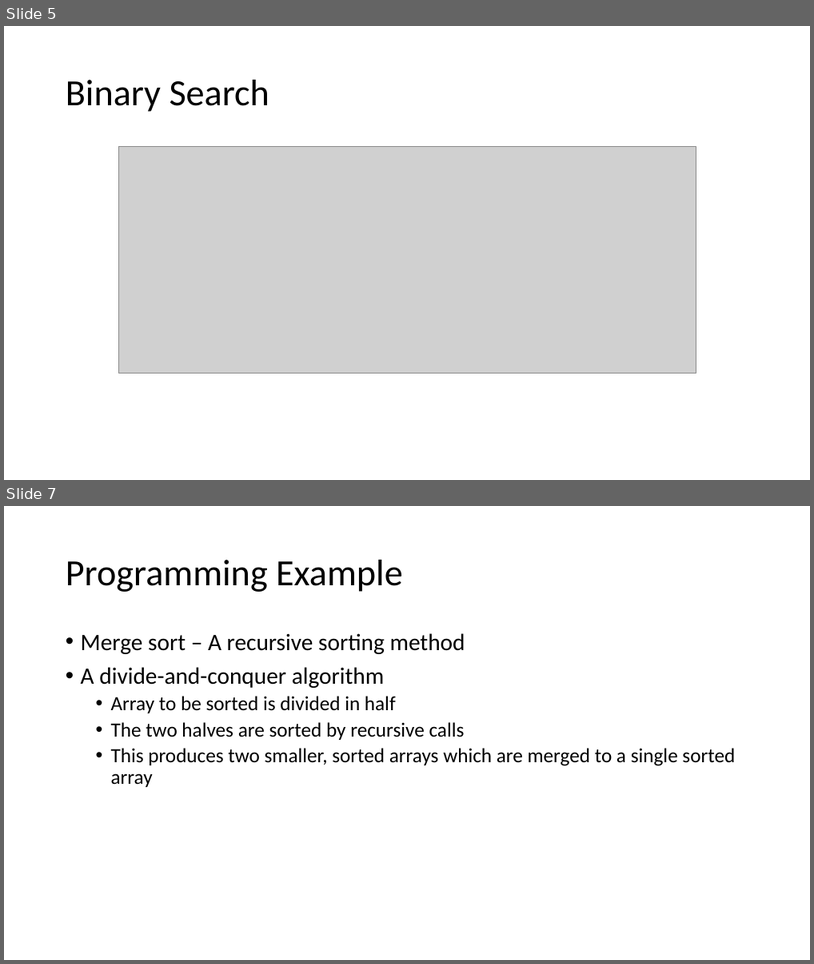
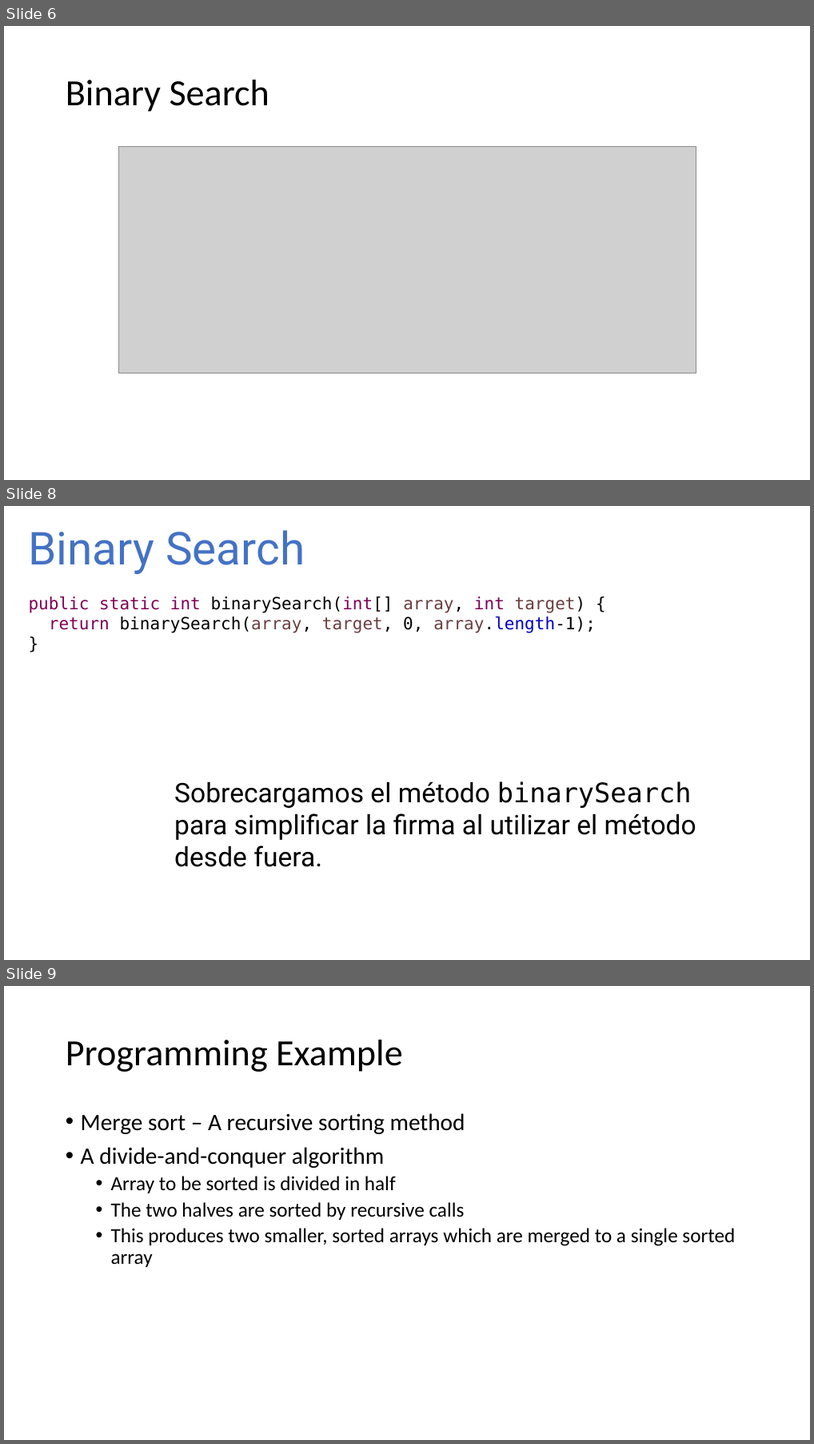
Before and after one commit to OMardil/INFO2, a slide deck: MOD08_Recursion/01 Presentacion/INFO2_MOD08_2-Busqueda_Binaria.pptx. Shown one above the other, each under a label of ours: slides 5 and 7 before the commit, slides 6, 8 and 9 after it; the slides between them are not shown. The pictures are 814x964 and 814x1444 pixels, drawn with LibreOffice and Linux fonts; fonts in the diff are those of the drawing; grey boxes stand for pictures. Boxes give left, top, right and bottom in pixels: in the first picture for what was removed or moved away, otherwise in the second. Text is boxed around its words. In the diff, an @@ line names an element or a change of style, - is before the commit and + after.

Commit message:
Update BinarySearch

```diff
--- a/MOD08_Recursion/01 Presentacion/INFO2_MOD08_2-Busqueda_Binaria.pptx
+++ b/MOD08_Recursion/01 Presentacion/INFO2_MOD08_2-Busqueda_Binaria.pptx
@@ slide 8 added at (x1=4, y1=506, x2=810, y2=960), background #FFFFFF @@
@@ text added at (x1=29, y1=530, x2=305, y2=574), 54 pt, text #4472C4 @@
+Binary Search
@@ text added at (x1=29, y1=596, x2=596, y2=633), 20 pt, text #000000 @@
+public static int binarySearch(int[] array, int target) {
+return binarySearch(array, target, 0, array.length-1);
+}
@@ text added at (x1=174, y1=781, x2=697, y2=867), 32 pt, text #000000 @@
+Sobrecargamos el método binarySearch para simplificar la firma al utilizar el método desde fuera.
@@ what was slide 5 is now slide 6 @@
@@ what was slide 7 is now slide 9 @@
```
Also in this commit, not shown: 1 slide changed, 3 other slides added, 2 slides removed, 7 other files.
